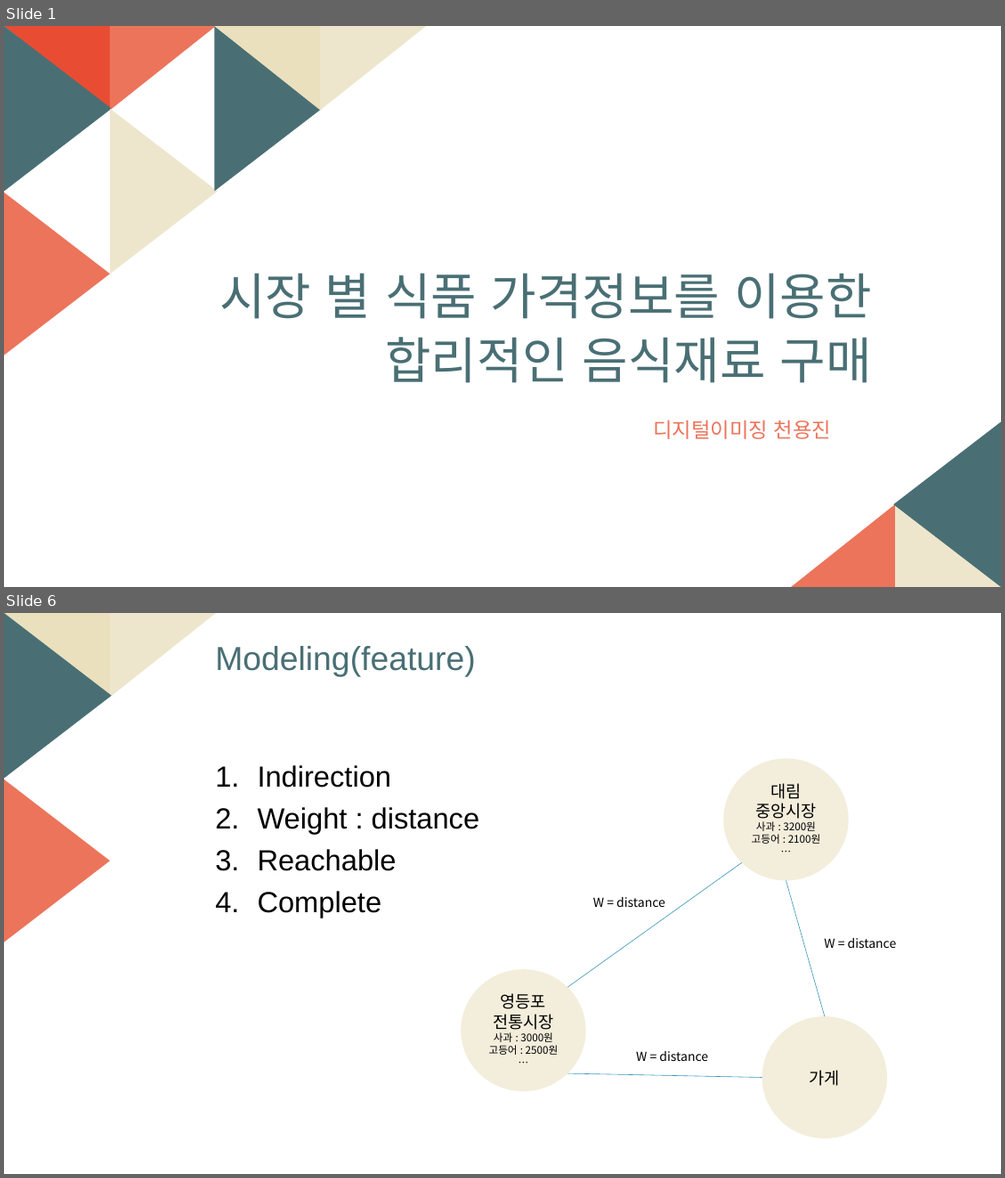
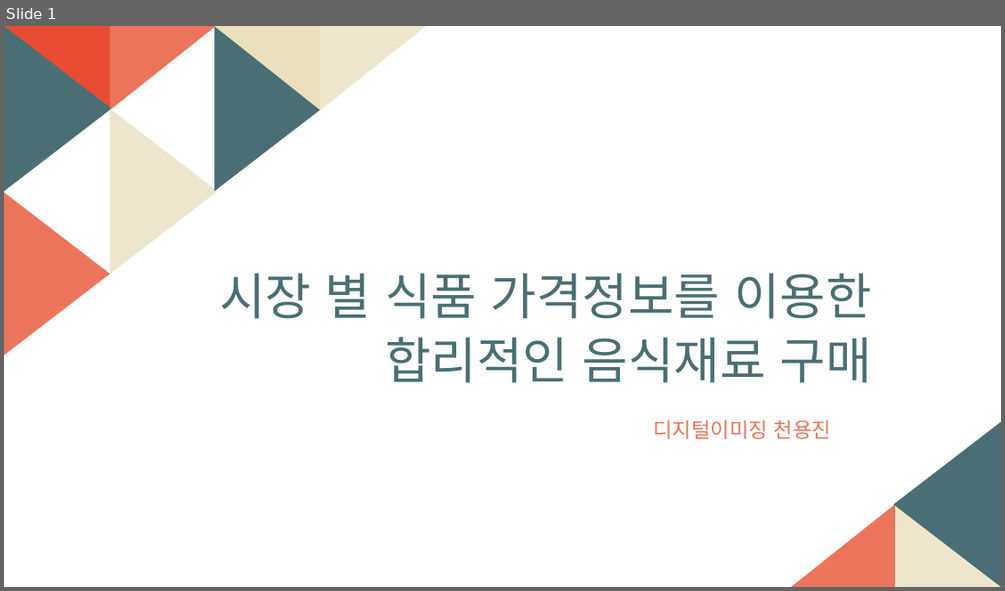
Before and after one commit to sharhp21/Data_structure_, a slide deck: personal/발표자료/자료구조설계_5주차.pptm. Shown one above the other, each under a label of ours: slides 1 and 6 before the commit, slide 1 after it; the slides between them are not shown. The pictures are 1005x1178 and 1005x591 pixels, drawn with LibreOffice and Linux fonts; fonts in the diff are those of the drawing. Boxes give left, top, right and bottom in pixels: in the first picture for what was removed or moved away, otherwise in the second. Text is boxed around its words. In the diff, an @@ line names an element or a change of style, - is before the commit and + after.

```diff
--- a/personal/발표자료/자료구조설계_5주차.pptm
+++ b/personal/발표자료/자료구조설계_5주차.pptm
@@ slide 6 removed at box(4, 613, 1001, 1174), background #FFFFFF; not listed: 2 template elements that a slide beside it also shows @@
@@ right triangle removed at box(4, 613, 110, 697) @@
@@ right triangle removed at box(110, 613, 217, 697) @@
@@ text removed at box(215, 646, 475, 676) @@
-Modeling(feature)
@@ text removed at box(258, 765, 480, 917) @@
-1. Indirection
-2. Weight : distance
-3. Reachable
-4. Complete
@@ ellipse removed at box(723, 758, 849, 880) @@
-대림
-중앙시장
-사과 : 3200원
-고등어 : 2100원
-…
@@ line removed from (568, 987) to (742, 863) @@
@@ text removed at box(593, 897, 665, 907) @@
-W = distance
@@ line removed from (786, 881) to (825, 1016) @@
@@ text removed at box(824, 938, 897, 948) @@
-W = distance
@@ ellipse removed at box(461, 969, 586, 1091) @@
-영등포
-전통시장
-사과 : 3000원
-고등어 : 2500원
-…
@@ ellipse removed at box(762, 1016, 887, 1138) @@
-가게
@@ text removed at box(636, 1051, 708, 1061) @@
-W = distance
@@ line removed from (568, 1074) to (762, 1078) @@
```
Also in this commit, not shown: 6 slides added, 13 other slides removed, 4 other files.
